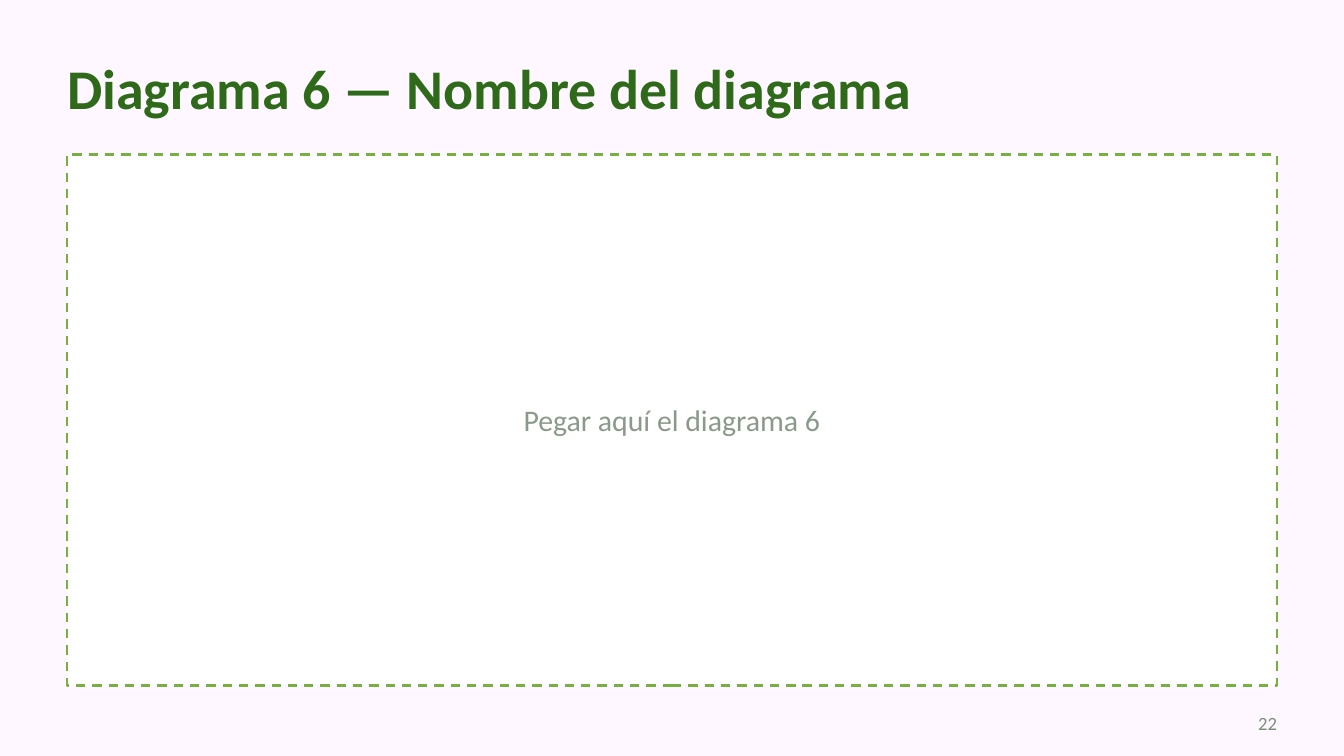
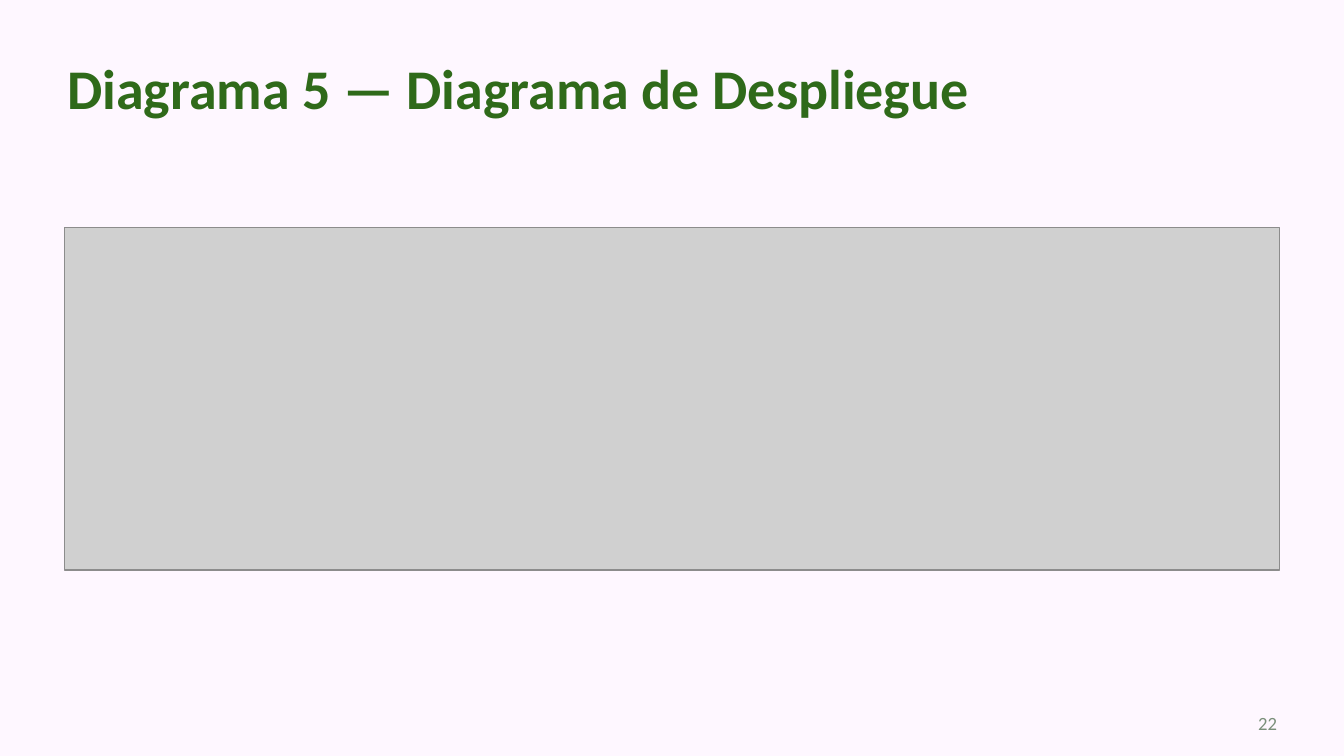
Before and after one commit to Zylohw/Leaf-Counter, a slide deck: slide 22 of docs/Presentacion/Leaf_Presentacion_v1.pptx. Drawn at 1344x756 pixels with LibreOffice and Linux fonts; fonts in the diff are those of the drawing; grey boxes stand for pictures. Boxes give left, top, right and bottom in pixels: in the first picture for what was removed or moved away, otherwise in the second. Text is boxed around its words. In the diff, an @@ line names an element or a change of style, - is before the commit and + after.

```diff
--- a/docs/Presentacion/Leaf_Presentacion_v1.pptx
+++ b/docs/Presentacion/Leaf_Presentacion_v1.pptx
@@ title at (67, 69, 969, 119): text changed @@
-Diagrama 6 — Nombre del diagrama
+Diagrama 5 — Diagrama de Despliegue
@@ rectangle removed at (67, 155, 1277, 685) @@
@@ picture added at (65, 227, 1279, 570) @@
@@ text removed at (524, 410, 820, 436) @@
-Pegar aquí el diagrama 6
```
Also in this commit, not shown: 28 other slides changed, 2 slides added, 5 slides removed, 1 other file.
